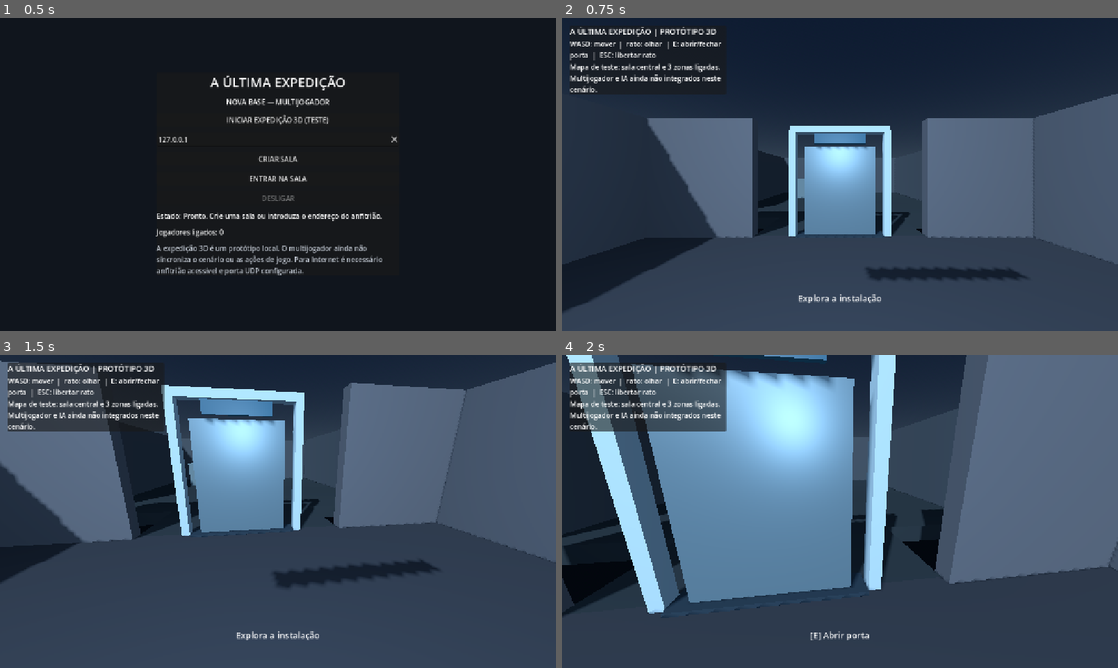
Above: before the commit, frames 1-4 (two rows, left to right).
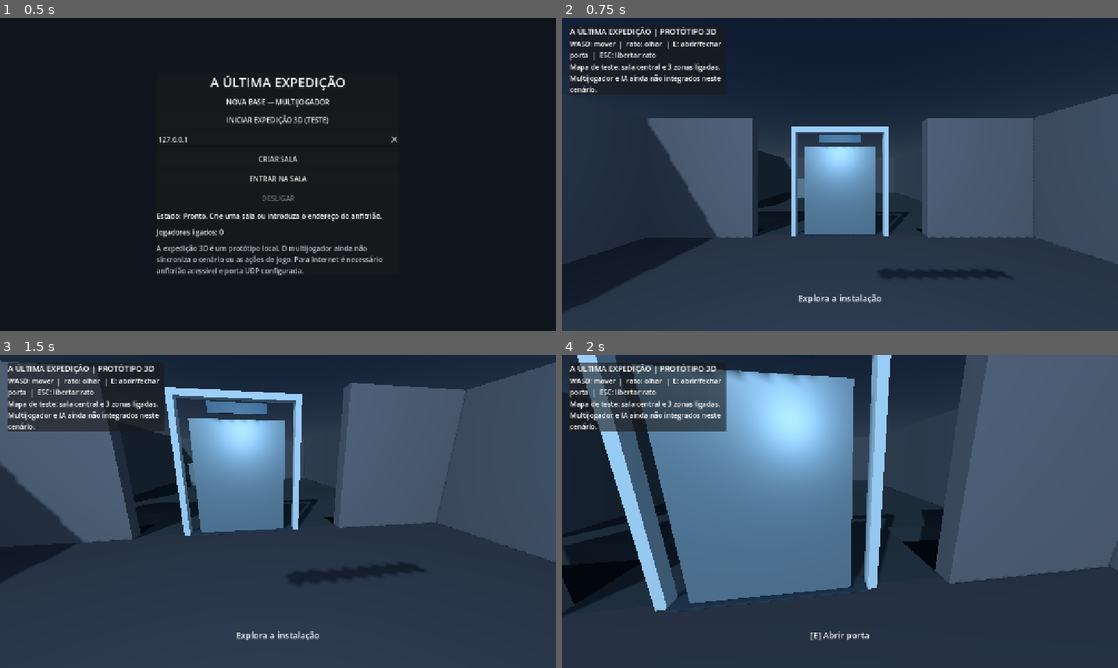
Above: after the commit, the same moments.

Repository: lufime/Valep-lis---Cidade-Viva-
Game: Godot game, scene res://scenes/main.tscn
Same seed, same stepped clock (60 frames per second), same inputs: the game is played once before the commit and once after it.
Inputs (mouse positions are in pixels of both pictures, inside the frame that each line leads up to):
- Up to frame 1 (0.5 s): no input
- Up to frame 2 (0.75 s): click "INICIAR EXPEDIÇÃO 3D (TESTE)" at 0.5 s
- Up to frame 3 (1.5 s): tap Enter at 1.25 s; move the mouse to (305, 511) at 1.27 s; hold W from 1.28 s (still down); tap E at 1.35 s; click (305, 511) at 1.42 s
- Up to frame 4 (2 s): keep holding W

Frame 1 is identical in both runs. In frame 2, 1.4% of the frame differs, in the area x 40-84%, y 34-84%; in frame 3, 2.6%; in frame 4, 5.9%, in the area x 0-60%, y 0-84%.

Commit message:
Ajustar molduras das portas e suavizar iluminação

Diff:
--- a/expedicao/scripts/expedition_3d.gd
+++ b/expedicao/scripts/expedition_3d.gd
@@ -422,7 +422,7 @@
 
 	var light := DirectionalLight3D.new()
 	light.rotation_degrees = Vector3(-38, -28, 0)
-	light.light_energy = 0.35
+	light.light_energy = 0.22
 	light.shadow_enabled = true
 	add_child(light)
 
@@ -473,27 +473,30 @@
 	_add_box("EastCrate", Vector3(14.5, 0.55, 2.5), Vector3(1.2, 1.1, 1.2), Color("#75634d"))
 	_add_box("SouthTable", Vector3(1.8, 0.8, 13.5), Vector3(2.2, 1.6, 1.0), Color("#4c555d"))
 
-	# Molduras arquitetónicas visíveis em torno das três ligações.
+
+	# Molduras finas posicionadas fora do volume útil das passagens.
 	var frame_color := Color("#8da7b5")
 	var frame_dark := Color("#263744")
+	# Ligações norte/sul: vãos com 2,2 m, sem painéis fixos a atravessar a passagem.
 	for z_pos in [-5.0, 5.0]:
-		for x_pos in [-1.2, 1.2]:
-			_add_box("DoorFramePost_%s_%s" % [str(z_pos), str(x_pos)], Vector3(x_pos, 1.35, z_pos), Vector3(0.16, 2.7, 0.24), frame_color)
-		_add_box("DoorFrameHeader_%s" % str(z_pos), Vector3(0, 2.72, z_pos), Vector3(2.55, 0.16, 0.24), frame_color)
-		_add_box("DoorFrameThreshold_%s" % str(z_pos), Vector3(0, 0.025, z_pos), Vector3(2.2, 0.05, 0.42), frame_dark)
-	for z_pos in [-1.2, 1.2]:
-		_add_box("DoorFramePostEast_%s" % str(z_pos), Vector3(5.0, 1.35, z_pos), Vector3(0.24, 2.7, 0.16), frame_color)
-	_add_box("DoorFrameHeaderEast", Vector3(5.0, 2.72, 0), Vector3(0.24, 0.16, 2.55), frame_color)
-	_add_box("DoorFrameThresholdEast", Vector3(5.0, 0.025, 0), Vector3(0.42, 0.05, 2.2), frame_dark)
-
-	# Iluminação técnica e sinalética das zonas.
-	_add_detail_box("CeilingLightCentral", Vector3(0, 2.86, 0), Vector3(2.4, 0.06, 0.28), Color("#d6efff"), 0.18)
-	_add_detail_box("CeilingLightNorth", Vector3(0, 2.86, -12), Vector3(2.4, 0.06, 0.28), Color("#d6efff"), 0.18)
-	_add_detail_box("CeilingLightEast", Vector3(12, 2.86, 0), Vector3(0.28, 0.06, 2.4), Color("#d6efff"), 0.18)
-	_add_detail_box("CeilingLightSouth", Vector3(0, 2.86, 12), Vector3(2.4, 0.06, 0.28), Color("#d6efff"), 0.18)
-	_add_detail_box("NorthZoneSign", Vector3(0, 2.45, -4.72), Vector3(1.25, 0.24, 0.06), Color("#214c63"), 0.35)
-	_add_detail_box("EastZoneSign", Vector3(4.72, 2.45, 0), Vector3(0.06, 0.24, 1.25), Color("#214c63"), 0.35)
-	_add_detail_box("SouthZoneSign", Vector3(0, 2.45, 4.72), Vector3(1.25, 0.24, 0.06), Color("#214c63"), 0.35)
+		for x_pos in [-1.18, 1.18]:
+			_add_box("DoorFramePost_%s_%s" % [str(z_pos), str(x_pos)], Vector3(x_pos, 1.35, z_pos), Vector3(0.12, 2.7, 0.18), frame_color)
+		_add_box("DoorFrameHeader_%s" % str(z_pos), Vector3(0, 2.72, z_pos), Vector3(2.48, 0.12, 0.18), frame_color)
+		_add_box("DoorFrameThreshold_%s" % str(z_pos), Vector3(0, 0.025, z_pos), Vector3(2.2, 0.035, 0.30), frame_dark)
+	# Ligação este: moldura rodando 90 graus em torno do eixo vertical.
+	for z_pos in [-1.18, 1.18]:
+		_add_box("DoorFramePostEast_%s" % str(z_pos), Vector3(5.0, 1.35, z_pos), Vector3(0.18, 2.7, 0.12), frame_color)
+	_add_box("DoorFrameHeaderEast", Vector3(5.0, 2.72, 0), Vector3(0.18, 0.12, 2.48), frame_color)
+	_add_box("DoorFrameThresholdEast", Vector3(5.0, 0.025, 0), Vector3(0.30, 0.035, 2.2), frame_dark)
+
+	# Luzes de teto discretas; sem objetos luminosos a bloquear os vãos.
+	_add_detail_box("CeilingLightCentral", Vector3(0, 2.86, 0), Vector3(2.0, 0.045, 0.22), Color("#d6efff"), 0.12)
+	_add_detail_box("CeilingLightNorth", Vector3(0, 2.86, -12), Vector3(2.0, 0.045, 0.22), Color("#d6efff"), 0.12)
+	_add_detail_box("CeilingLightEast", Vector3(12, 2.86, 0), Vector3(0.22, 0.045, 2.0), Color("#d6efff"), 0.12)
+	_add_detail_box("CeilingLightSouth", Vector3(0, 2.86, 12), Vector3(2.0, 0.045, 0.22), Color("#d6efff"), 0.12)
+	_add_detail_box("NorthZoneSign", Vector3(0, 2.45, -4.72), Vector3(1.05, 0.18, 0.04), Color("#214c63"), 0.20)
+	_add_detail_box("EastZoneSign", Vector3(4.72, 2.45, 0), Vector3(0.04, 0.18, 1.05), Color("#214c63"), 0.20)
+	_add_detail_box("SouthZoneSign", Vector3(0, 2.45, 4.72), Vector3(1.05, 0.18, 0.04), Color("#214c63"), 0.20)
 
 func _add_detail_box(label: String, pos: Vector3, size: Vector3, color: Color, emission: float = 0.0) -> void:
 	var detail := MeshInstance3D.new()
